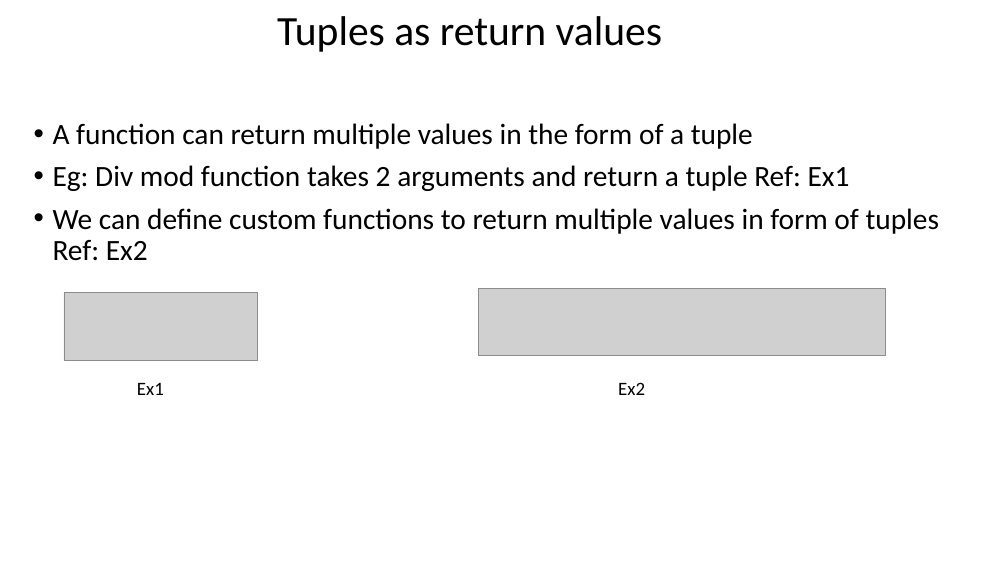
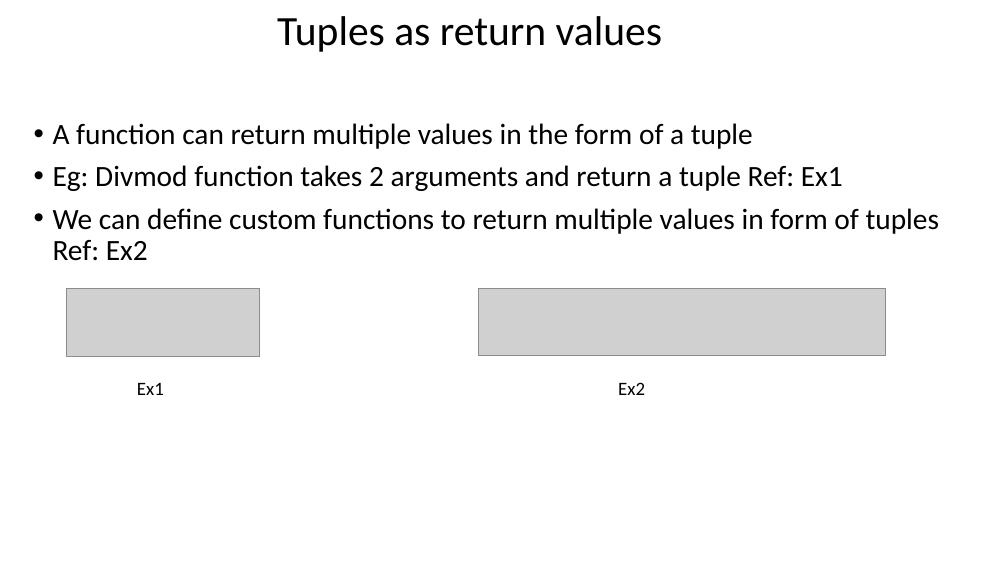
Before and after one commit to sanghvip/Python-Lecture, a slide deck: slide 4 of Lecture 7.pptx. Drawn at 1008x567 pixels with LibreOffice and Linux fonts; fonts in the diff are those of the drawing; grey boxes stand for pictures. Boxes give left, top, right and bottom in pixels: in the first picture for what was removed or moved away, otherwise in the second. Text is boxed around its words. In the diff, an @@ line names an element or a change of style, - is before the commit and + after.

Commit message:
Updated links for Tuple assignment

```diff
--- a/Lecture 7.pptx
+++ b/Lecture 7.pptx
@@ text at (53, 165, 843, 191): spaces changed @@
-• Eg: Div mod function takes 2 arguments and return a tuple Ref: Ex1
+• Eg: Divmod function takes 2 arguments and return a tuple Ref: Ex1
@@ picture: place and size @@
-picture at (64, 293, 258, 361)
+picture at (66, 289, 259, 357)
```
Also in this commit, not shown: 3 other slides changed.
